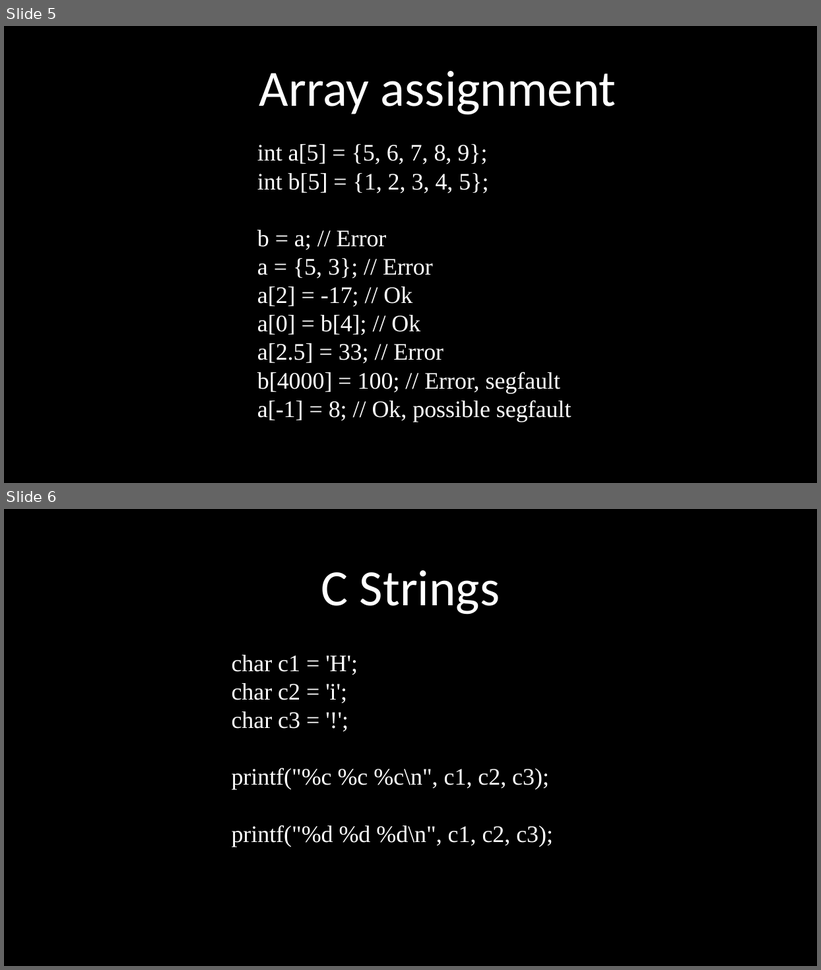
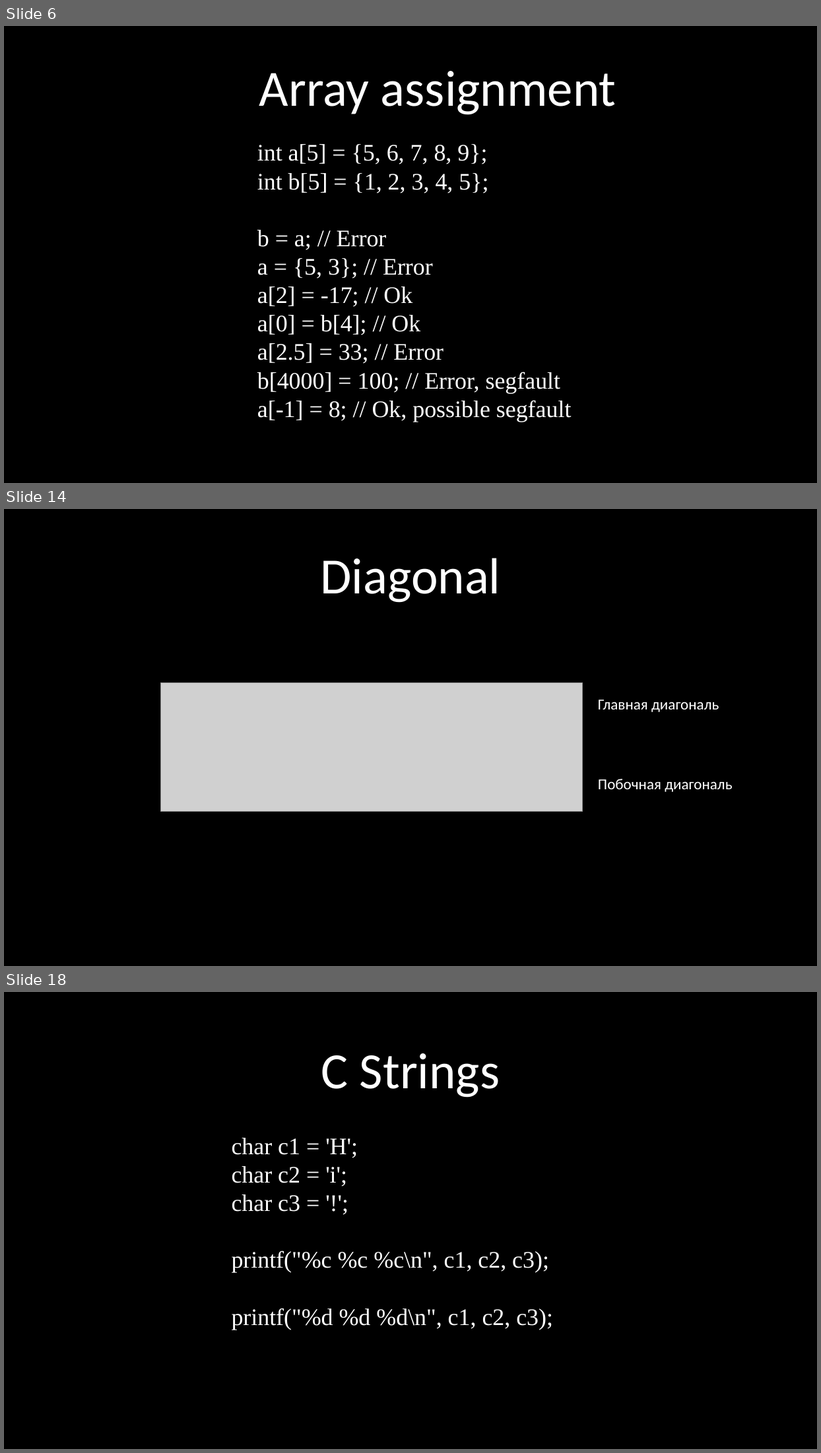
Before and after one commit to kruffka/C-Programming, a slide deck: 2024-2025/slides_pptx/5_static_arrays.pptx. Shown one above the other, each under a label of ours: slides 5 and 6 before the commit, slides 6, 14 and 18 after it; the slides between them are not shown. The pictures are 821x970 and 821x1453 pixels, drawn with LibreOffice and Linux fonts; fonts in the diff are those of the drawing; grey boxes stand for pictures. Boxes give left, top, right and bottom in pixels: in the first picture for what was removed or moved away, otherwise in the second. Text is boxed around its words. In the diff, an @@ line names an element or a change of style, - is before the commit and + after.

```diff
--- a/2024-2025/slides_pptx/5_static_arrays.pptx
+++ b/2024-2025/slides_pptx/5_static_arrays.pptx
@@ slide 14 added at (4, 509, 817, 966), background #000000 @@
@@ text added at (320, 558, 500, 603), 60 pt, text #FFFFFF @@
+Diagonal
@@ picture added at (161, 683, 583, 811) @@
@@ text added at (598, 700, 719, 712), 18 pt, text #FFFFFF @@
+Главная диагональ
@@ text added at (598, 779, 732, 792), 18 pt, text #FFFFFF @@
+Побочная диагональ
@@ what was slide 5 is now slide 6 @@
@@ what was slide 6 is now slide 18 @@
```
Also in this commit, not shown: 2 slides changed, 9 other slides added, 2 other files.
